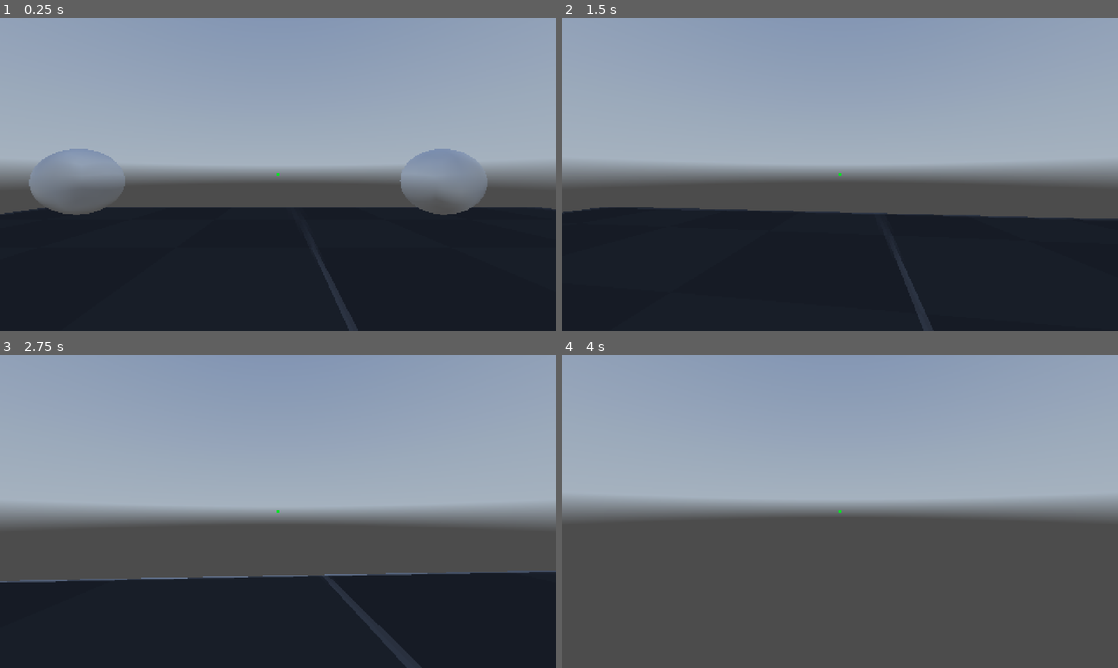
Above: before the commit, frames 1-4 (two rows, left to right).
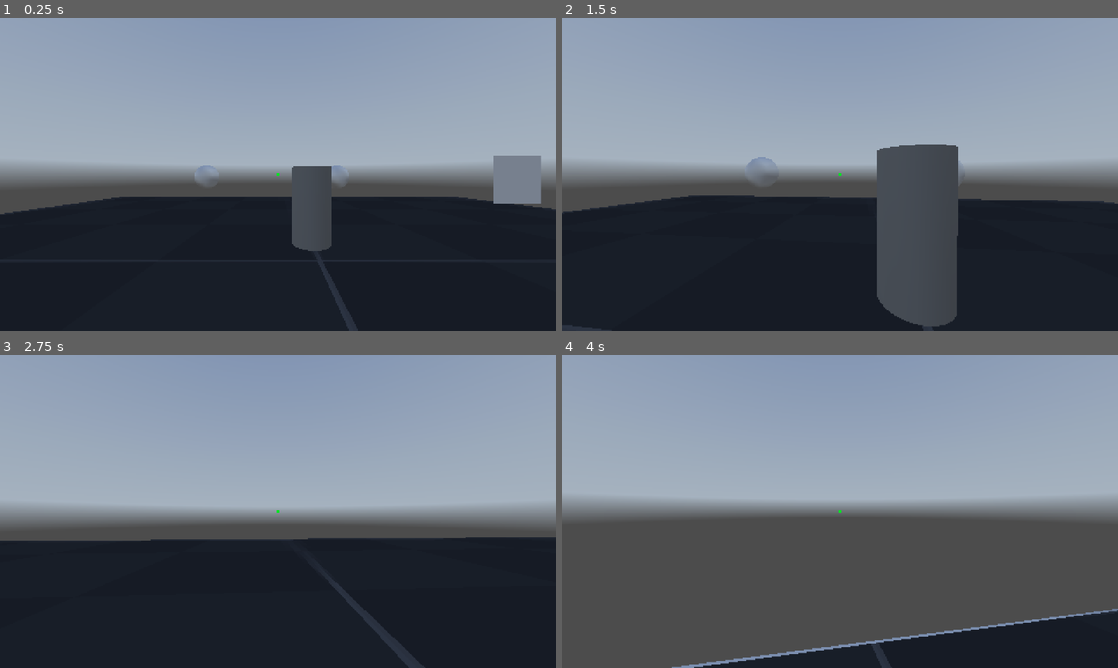
Above: after the commit, the same moments.

Repository: CarpetBakery/ThreeEnds
Game: Godot game, scene res://maps/test/mpInteractTest.tscn
The game is run twice, just before and just after one commit, with the same random seed, the same clock (stepped at 60 frames per second) and the same inputs. A sky picture missing from this copy of the repository is replaced by a grey-blue gradient.
Inputs (mouse positions are in pixels of both pictures, inside the frame that each line leads up to):
- Up to frame 1 (0.25 s): no input
- Up to frame 2 (1.5 s): tap Enter (ui_accept) at 0.5 s; move the mouse to (867, 174) at 0.52 s; hold Ctrl (crouch) 0.53-1.28 s; hold W (forward) from 0.53 s (still down); click (867, 174) at 0.67 s; tap Space (jump) at 0.77 s; tap E (interact) at 0.8, 1.35 s; move the mouse to (812, 174) at 1.27 s
- Up to frame 3 (2.75 s): keep holding W (forward); tap Space (jump) at 1.52 s; tap Ctrl (crouch) at 1.55 s; move the mouse to (289, 505) at 2.02 s; hold Ctrl (crouch) from 2.03 s (still down); tap E (interact) at 2.3 s
- Up to frame 4 (4 s): keep holding W (forward); move the mouse to (834, 517) at 2.77 s; release Ctrl (crouch) at 2.78 s; tap Alt (free_look) at 2.85 s; click (834, 517) at 2.92 s; tap Space (jump) at 3.02, 3.77 s; tap Ctrl (crouch) at 3.05 s; move the mouse to (878, 514) at 3.52 s; tap E (interact) at 3.6 s

The runs differ from the first frame. In frame 1, 8.3% of the frame differs, in the area x 5-98%, y 41-99%; in frame 2, 10%; in frame 3, 12%, in the area x 0-100%, y 58-100%; in frame 4, 7.7%.

Commit message:
A bunch of carrying code

Diff:
--- a/maps/test/mpInteractTest.tscn
+++ b/maps/test/mpInteractTest.tscn
@@ -1,10 +1,11 @@
-[gd_scene load_steps=15 format=3 uid="uid://dk67utygqsb1p"]
+[gd_scene load_steps=18 format=3 uid="uid://dk67utygqsb1p"]
 
 [ext_resource type="Texture2D" uid="uid://dvw4wya6apiut" path="res://assets/hdris/kloofendal_48d_partly_cloudy_puresky_2k.hdr" id="1_ujqab"]
 [ext_resource type="Texture2D" uid="uid://dflihjofrhrwh" path="res://assets/textures/dev/grids/Dark/texture_07.png" id="2_oksw5"]
 [ext_resource type="PackedScene" uid="uid://bkl5uauqwgryi" path="res://objects/player.tscn" id="3_gutj5"]
 [ext_resource type="Script" path="res://scripts/Interactable.gd" id="3_ixfmc"]
 [ext_resource type="Script" path="res://scripts/interaction/test/IntrTest1.gd" id="4_pfnsk"]
+[ext_resource type="Script" path="res://scripts/interaction/CarryBarrel.gd" id="6_h1oag"]
 
 [sub_resource type="PanoramaSkyMaterial" id="PanoramaSkyMaterial_g2xyr"]
 panorama = ExtResource("1_ujqab")
@@ -33,6 +34,10 @@
 [sub_resource type="CapsuleMesh" id="CapsuleMesh_m4x6n"]
 material = SubResource("StandardMaterial3D_nreni")
 height = 1.0
+
+[sub_resource type="CylinderShape3D" id="CylinderShape3D_vhubv"]
+
+[sub_resource type="CylinderMesh" id="CylinderMesh_labal"]
 
 [node name="Node3D" type="Node3D"]
 
@@ -91,4 +96,25 @@
 [node name="AudioStreamPlayer3D" type="AudioStreamPlayer3D" parent="Level/Interactable3"]
 
 [node name="player" parent="." instance=ExtResource("3_gutj5")]
-transform = Transform3D(1, 0, 0, 0, 1, 0, 0, 0, 1, -0.873555, 0, -1.13524)
+transform = Transform3D(1, 0, 0, 0, 1, 0, 0, 0, 1, -0.873555, 0, 3.86476)
+
+[node name="Barrel" type="RigidBody3D" parent="."]
+transform = Transform3D(1, 0, 0, 0, 1, 0, 0, 0, 1, 0, 0.6, -1)
+
+[node name="Area3D" type="Area3D" parent="Barrel" node_paths=PackedStringArray("rb", "hitboxInteract", "hitboxPhysics")]
+transform = Transform3D(1, 0, 0, 0, 1, 0, 0, 0, 1, 0, -0.6, 1)
+script = ExtResource("6_h1oag")
+rb = NodePath("..")
+hitboxInteract = NodePath("InteractHitbox")
+hitboxPhysics = NodePath("../PhysicsHitbox")
+interactionText = "Pick up the barrel"
+
+[node name="InteractHitbox" type="CollisionShape3D" parent="Barrel/Area3D"]
+transform = Transform3D(1, 0, 0, 0, 1, 0, 0, 0, 1, 0, 0.6, -1)
+shape = SubResource("CylinderShape3D_vhubv")
+
+[node name="PhysicsHitbox" type="CollisionShape3D" parent="Barrel"]
+shape = SubResource("CylinderShape3D_vhubv")
+
+[node name="MeshInstance3D" type="MeshInstance3D" parent="Barrel"]
+mesh = SubResource("CylinderMesh_labal")
--- a/objects/player.tscn
+++ b/objects/player.tscn
@@ -12,7 +12,7 @@
 [sub_resource type="ViewportTexture" id="ViewportTexture_3083w"]
 viewport_path = NodePath("UI/SubViewport")
 
-[node name="player" type="CharacterBody3D" node_paths=PackedStringArray("neck", "head", "eyes", "camera", "standing_collision_shape", "crouching_collision_shape", "ray_cast_3d", "rayCastInteract", "hud", "screenSurface", "footstepSpeaker")]
+[node name="player" type="CharacterBody3D" node_paths=PackedStringArray("neck", "head", "eyes", "camera", "standing_collision_shape", "crouching_collision_shape", "ray_cast_3d", "rayCastInteract", "carrySocket", "hud", "screenSurface", "footstepSpeaker")]
 script = ExtResource("1_l6dy0")
 neck = NodePath("Neck")
 head = NodePath("Neck/head")
@@ -22,6 +22,7 @@
 crouching_collision_shape = NodePath("crouchingCollisionShape")
 ray_cast_3d = NodePath("RayCast3D")
 rayCastInteract = NodePath("Neck/head/Eyes/RayCastInteract")
+carrySocket = NodePath("Neck/head/Eyes/CarrySocket")
 hud = NodePath("UI/SubViewportContainer/HudViewport/PlayerHud")
 screenSurface = NodePath("UI/ScreenSurface")
 footstepSpeaker = NodePath("Audio/FootstepsTemp")
@@ -37,6 +38,9 @@
 transform = Transform3D(1, 0, 0, 0, -4.37114e-08, -1, 0, 1, -4.37114e-08, 0, 0, 0)
 target_position = Vector3(0, -2.5, 0)
 collide_with_areas = true
+collide_with_bodies = false
+
+[node name="CarrySocket" type="Node3D" parent="Neck/head/Eyes"]
 
 [node name="standingCollisionShape" type="CollisionShape3D" parent="."]
 transform = Transform3D(1, 0, 0, 0, 1, 0, 0, 0, 1, 0, 1, 0)
--- a/scripts/PlayerFps.gd
+++ b/scripts/PlayerFps.gd
@@ -73,6 +73,7 @@
 
 # Interaction nodes
 @export var rayCastInteract: RayCast3D
+@export var carrySocket: Node3D
 # Reference to interaction text label
 var interactionText: Label
 
@@ -85,9 +86,14 @@
 
 
 # -- Interaction system --
+# Whether or not the player can interact with stuff
+var canInteract: bool = true
 # List of nodes that were previously in focus
 var focusedInteractables: Array[Interactable] = []
 
+# -- Carrying objects --
+# Current object that we're carrying
+var carryObject: CarryObject = null
 
 # -- Movement --
 var lerpSpd: float = 10.0
@@ -279,13 +285,22 @@
 
 	# -- Process interaction --
 	interactionText.text = ""
-	_processInteraction(delta)
+
+	# Since I'm using the same input for both interaction and picking up/down, these should probably not run on the same frame...
+	if carryObject == null:
+		_processInteraction(delta)
+	else:
+		_processCarry(delta)
 
 
 func _processInteraction(delta):
 	# Get the currently colliding area and run onInteract
 	# NOTE: This currently only works for one object at a time...
 	# if we're colliding with more than one thing this might explode
+
+	if !canInteract:
+		_clearFocused()
+		return
 
 	if rayCastInteract.is_colliding():
 		var node = rayCastInteract.get_collider()
@@ -321,6 +336,7 @@
 		# We aren't colliding with anything anymore, just clear focused list
 		_clearFocused()
 
+## Clear focused interactables array
 func _clearFocused():
 	# Call exit focus on each node
 	for i in focusedInteractables:
@@ -329,6 +345,39 @@
 	# Clear focused array
 	focusedInteractables.clear()
 
+func addCarryObject(node: Node3D):
+	# TODO: Attach the object to the carry socket
+	# Might have to make a system so that each object has a custom local position that looks good in first person
+	node.reparent(carrySocket)
+	carryObject = node
+
+	# Call pickup func
+	carryObject.onPickup(self)
+
+	# Stop the player from interacting with things
+	canInteract = false
+
+func dropCarryObject():
+	# Don't do anything if we're not carrying something...
+	if carryObject == null:
+		return
+
+	## TODO: Drop object back into the world?
+	# I might make it so that you can't drop an object once you pick it up
+
+	# Call drop func
+	carryObject.onDrop(self)
+	# Reset carryObject
+	carryObject = null
+
+	# Allow the player to interact with things again
+	canInteract = true
+
+func _processCarry(_delta):
+	if Input.is_action_just_pressed("interact"):
+		# Drop what we're holding
+		dropCarryObject()
+
 ## Set up the HUD
 func _setupHud():
 	# Setup references
--- /dev/null
+++ b/scripts/interaction/CarryBarrel.gd
@@ -0,0 +1,28 @@
+class_name CarryBarrel extends CarryObject
+
+# Rigidbody parent
+@export var rb: RigidBody3D
+@export var hitboxInteract: CollisionShape3D
+@export var hitboxPhysics: CollisionShape3D
+
+func onInteract(_player: PlayerFps):
+	_player.addCarryObject(rb)
+	_disable()
+
+func onDrop(_player: PlayerFps):
+	pass
+
+func _disable():
+	# Disable rigidbody physics
+	rb.freeze = true
+
+	# Disable hitboxes to stop interaction conflicts
+	hitboxInteract.disabled = true
+	hitboxPhysics.disabled = true
+
+
+func _enable():
+	rb.freeze = false
+
+	hitboxInteract.disabled = false
+	hitboxPhysics.disabled = false
--- /dev/null
+++ b/scripts/interaction/CarryObject.gd
@@ -0,0 +1,13 @@
+class_name CarryObject extends Interactable
+
+"""
+* An object that you can carry
+"""
+
+## Called when this object is picked up
+func onPickup(player: PlayerFps):
+    pass
+
+## Called when this object is dropped
+func onDrop(player: PlayerFps):
+    pass
